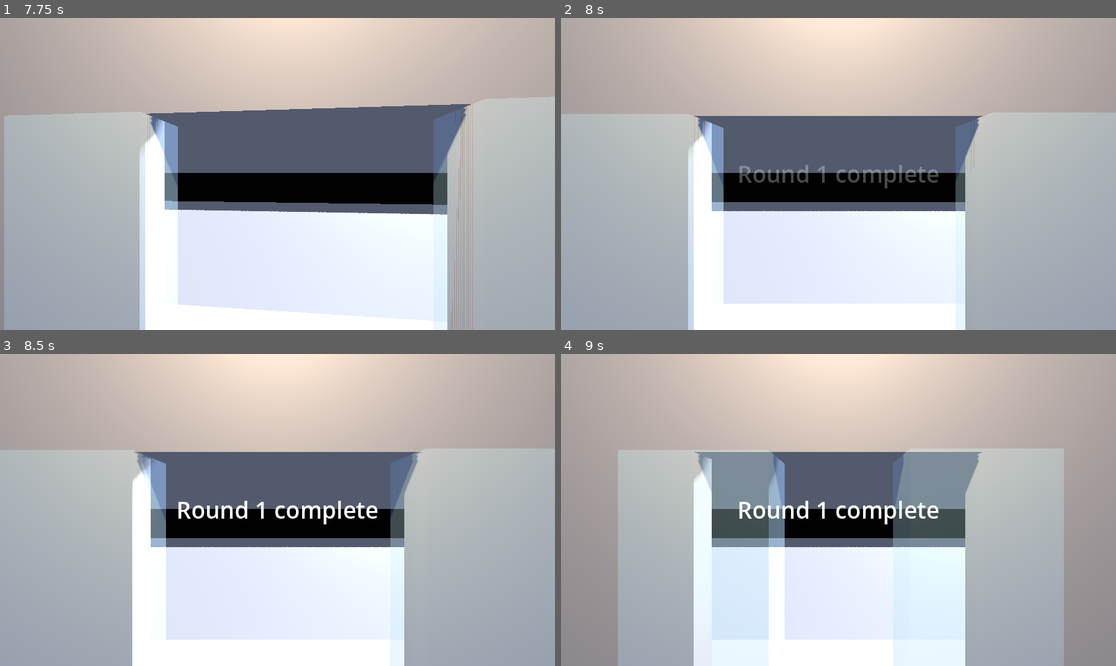
Above: before the commit, frames 1-4 (two rows, left to right).
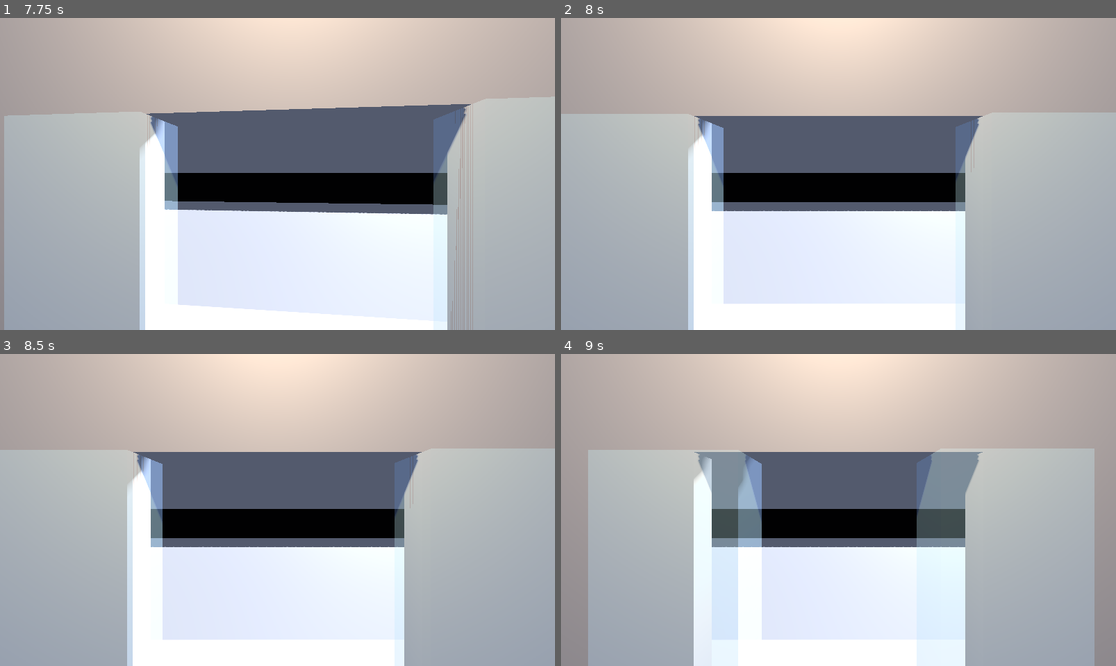
Above: after the commit, the same moments.

Repository: Vaibhav-hub123/DoorGambler
Game: Godot game, scene res://scenes/main.tscn
The game is run twice, just before and just after one commit, with the same random seed, the same clock (stepped at 60 frames per second) and the same inputs.
Inputs (mouse positions are in pixels of both pictures, inside the frame that each line leads up to):
- Up to frame 1 (7.75 s): tap Enter every 0.75 s from 0.5 to 3.5 s; move the mouse to (249, 236) at 0.52 s; click (249, 236) at 0.67 s; move the mouse to (444, 220) at 1.27 s; click (444, 220) at 1.42 s; move the mouse to (111, 127) at 2.02 s; click (111, 127) at 2.17 s; move the mouse to (305, 174) at 2.77 s; click (305, 174) at 2.92 s; move the mouse to (194, 96) at 3.52 s; click (194, 96) at 3.67 s; tap Space at 4.25 s; move the mouse to (399, 158) at 4.27 s; click (399, 158) at 4.42 s; move the mouse to (166, 189) at 5.02 s; click (166, 189) at 5.17 s; move the mouse to (333, 105) at 5.77 s; click (333, 105) at 5.92 s; move the mouse to (249, 236) at 6.52 s; click (249, 236) at 6.67 s; move the mouse to (444, 220) at 7.27 s; click (444, 220) at 7.42 s
- Up to frame 2 (8 s): no input
- Up to frame 3 (8.5 s): move the mouse to (111, 463) at 8.02 s; click (111, 463) at 8.17 s
- Up to frame 4 (9 s): move the mouse to (866, 510) at 8.77 s; click (866, 510) at 8.92 s

Frame 1 is identical in both runs. In frame 2, 0.7% of the frame differs, in the area x 32-69%, y 46-55%; in frame 3, 2.3%; in frame 4, 14%, in the area x 4-97%, y 30-100%.

Commit message:
...

Diff:
--- a/main.gd
+++ b/main.gd
@@ -2,7 +2,7 @@
 
 enum Door { CLOSED, OPENING, OPEN, CLOSING }
 enum Location { PLATFORM, INSIDE }
-enum Phase { PLAYING, LEAVING, DEPARTING, RIDING, ARRIVING }
+enum Phase { PLAYING, LEAVING, DEPARTING, RIDING, ARRIVING, GLITCHING, THINKING, FAULT }
 
 @export_group("Door animation")
 @export var door_move_time := 1.0
@@ -24,16 +24,44 @@
 
 @export_group("Ride")
 @export var depart_time := 3.0            # used for BOTH accelerating away and braking in
-@export var ride_time := 6.0              # cruising through the tunnel
+@export var ride_time := 2.0              # tunnel lights streak past before the screen fades out
 @export var station_travel := 60.0        # how far the station slides, in units
-@export var arrival_open_delay := 0.8     # pause before the doors open at the next stop
 @export var sway_amount := 0.015          # camera shake while the train moves
 @export var tunnel_light_count := 20
 @export var tunnel_light_spacing := 3.5
 
 @export_group("Rounds")
-@export var leave_close_delay := 0.8      # after a round ends, how soon the doors close
+@export var leave_close_delay := 0.8      # after the player boards, how soon the doors close
 @export var banner_hold := 2.0            # how long "Round N" stays fully visible
+@export var fade_time := 1.0              # fade to black and back
+@export var black_hold := 3.5             # how long the screen stays black between rounds
+
+@export_group("Glitch (round 2)")
+@export var glitch_count := 2
+@export var glitch_gap := 2.5             # calm before each glitch
+@export var glitch_shake := 0.05          # peak camera shake of the jolt
+@export var glitch_shake_decay := 1.0     # how long the rumble takes to die out
+@export var glitch_open_time := 0.25      # doors fly open
+@export var glitch_open_hold := 0.35      # ...hang open...
+@export var glitch_close_time := 0.2      # ...and snap shut
+
+@export_group("Thought (manga moment)")
+@export var thought_lines: Array[String] = [
+	"The doors are going haywire...",
+	"Heh. Anyone else would panic. I could slip out and back in before they shut.",
+]
+@export var type_time_per_char := 0.035   # typewriter speed
+@export var thought_hold := 1.2           # pause after each line finishes typing
+
+@export_group("Fault (round 2)")
+@export var fault_cycles_min := 5         # open+close cycles, picked once per run
+@export var fault_cycles_max := 10
+@export var fault_start_delay := 1.0
+@export var fault_move_time := 0.35       # fast doors
+@export var fault_open_min := 0.7
+@export var fault_open_max := 1.5
+@export var fault_closed_min := 0.4
+@export var fault_closed_max := 1.2
 
 @onready var camera: Camera3D = $Camera3D
 @onready var train: Node3D = $Train
@@ -44,6 +72,7 @@
 @onready var inside_spot: Marker3D = $InsideSpot
 @onready var status_label: Label = $CanvasLayer/StatusLabel
 @onready var round_label: Label = $CanvasLayer/RoundLabel
+@onready var fade: ColorRect = $CanvasLayer/Fade
 
 var left_closed_x: float
 var right_closed_x: float
@@ -55,10 +84,20 @@
 var is_moving: bool = false
 var failed: bool = false
 var crossings: int = 0
+var shake_strength: float = 0.0
+var fault_cycles_left: int = 0
+var fault_over: bool = false              # the last cycle is done; waiting for the player to land
 var walk_tween: Tween
 var banner_tween: Tween
 var tunnel: Node3D
 var tunnel_lights: Array[MeshInstance3D] = []
+
+# Built in code (see build_thought_ui)
+var thought_layer: CanvasLayer
+var vignette: TextureRect
+var exclaim: Label
+var dialogue_box: PanelContainer
+var dialogue_label: Label
 
 
 func _ready() -> void:
@@ -67,7 +106,9 @@
 	right_closed_x = door_right.position.x
 	door_timer = initial_wait
 	round_label.modulate.a = 0.0
+	fade.modulate.a = 0.0
 	build_tunnel()
+	build_thought_ui()
 	show_banner("Round %d" % round_number)
 	update_label("Wait for the doors to open, then click the doorway.")
 
@@ -81,6 +122,10 @@
 		Phase.PLAYING, Phase.LEAVING:
 			run_door_cycle(delta)
 			check_doorway_crush()
+		Phase.FAULT:
+			if not fault_over:
+				run_door_cycle(delta)
+			check_doorway_crush()
 		Phase.RIDING:
 			scroll_tunnel(delta)
 
@@ -97,32 +142,53 @@
 	match door_state:
 		Door.CLOSED:
 			door_state = Door.OPENING
-			door_timer = door_move_time
-			slide_doors(true)
+			door_timer = move_time()
+			slide_doors(true, move_time())
 		Door.OPENING:
 			door_state = Door.OPEN
-			if phase == Phase.LEAVING:
-				door_timer = leave_close_delay   # the round is over: close up quickly
-			else:
-				door_timer = randf_range(open_time_min, open_time_max)
+			door_timer = open_hold()
 		Door.OPEN:
 			door_state = Door.CLOSING
-			door_timer = door_move_time
-			slide_doors(false)
+			door_timer = move_time()
+			slide_doors(false, move_time())
 		Door.CLOSING:
 			door_state = Door.CLOSED
-			door_timer = closed_time
-			# Doors just shut after the round ended: the train leaves.
+			door_timer = closed_hold()
 			if phase == Phase.LEAVING:
+				# Doors just shut after the player boarded: the train leaves.
 				begin_departure()
-
-
-func slide_doors(open: bool) -> void:
+			elif phase == Phase.FAULT:
+				_on_fault_cycle_done()
+
+
+# The same door machine runs every phase. Only the timings change.
+
+func move_time() -> float:
+	return fault_move_time if phase == Phase.FAULT else door_move_time
+
+
+func open_hold() -> float:
+	if phase == Phase.LEAVING:
+		return leave_close_delay   # the player is aboard: close up quickly
+	if phase == Phase.FAULT:
+		return randf_range(fault_open_min, fault_open_max)
+	return randf_range(open_time_min, open_time_max)
+
+
+func closed_hold() -> float:
+	if phase == Phase.FAULT:
+		return randf_range(fault_closed_min, fault_closed_max)
+	return closed_time
+
+
+func slide_doors(open: bool, duration: float = -1.0) -> void:
+	if duration < 0.0:
+		duration = door_move_time
 	var left_target := left_open_x if open else left_closed_x
 	var right_target := right_open_x if open else right_closed_x
 	var tween := create_tween().set_parallel(true)
-	tween.tween_property(door_left, "position:x", left_target, door_move_time)
-	tween.tween_property(door_right, "position:x", right_target, door_move_time)
+	tween.tween_property(door_left, "position:x", left_target, duration)
+	tween.tween_property(door_right, "position:x", right_target, duration)
 
 
 func doors_passable() -> bool:
@@ -137,10 +203,10 @@
 
 # --------------------------------------------------------------- rounds
 
-func complete_round() -> void:
+func end_round() -> void:
+	# Nothing is announced yet. The "complete" banner waits for the black screen.
 	phase = Phase.LEAVING
 	update_label("")
-	show_banner("Round %d complete" % round_number)
 	# The doors may be in any phase right now. Each case needs a different nudge.
 	match door_state:
 		Door.OPEN:
@@ -150,57 +216,72 @@
 		# OPENING and CLOSING are handled inside advance_doors().
 
 
-func start_next_round() -> void:
-	round_number += 1
-	phase = Phase.PLAYING
+func start_round() -> void:
 	crossings = 0
-	door_state = Door.CLOSED
-	door_timer = arrival_open_delay
-	show_banner("Round %d" % round_number)
-	update_label("Next stop. The doors open.")
-
-
-func show_banner(text: String) -> void:
+	if round_number == 2:
+		begin_glitches()
+	else:
+		phase = Phase.PLAYING   # placeholder until round 3 has its own content
+
+
+func show_banner(text: String, hold: float = -1.0) -> void:
+	if hold < 0.0:
+		hold = banner_hold
 	# Kill the previous banner first, or two fades would fight over the alpha.
 	if banner_tween and banner_tween.is_valid():
 		banner_tween.kill()
 	round_label.text = text
 	banner_tween = create_tween()
 	banner_tween.tween_property(round_label, "modulate:a", 1.0, 0.4)
-	banner_tween.tween_interval(banner_hold)
+	banner_tween.tween_interval(hold)
 	banner_tween.tween_property(round_label, "modulate:a", 0.0, 0.6)
 
 
 # ----------------------------------------------------------------- ride
-# The ride is the transition between rounds.
+# The ride is the transition between rounds. The screen goes black in the
+# middle of it, and the round-complete banner is shown on the black.
 
 func begin_departure() -> void:
 	phase = Phase.DEPARTING
-	update_label("The train pulls out.")
-
-	# One tween, run step by step: slide out, ride, slide in, next round.
+	update_label("")
+
+	# One tween, run step by step.
 	var t := create_tween()
+	# 1. The station slides away.
 	t.tween_property(station, "position:x", -station_travel, depart_time) \
 			.set_trans(Tween.TRANS_QUAD).set_ease(Tween.EASE_IN)
+	# 2. Tunnel lights streak past, then the screen fades to black.
 	t.tween_callback(_start_riding)
 	t.tween_interval(ride_time)
-	t.tween_callback(_start_arriving)
-	t.tween_property(station, "position:x", 0.0, depart_time) \
+	t.tween_property(fade, "modulate:a", 1.0, fade_time)
+	# 3. Black: show the result.
+	t.tween_callback(_on_black)
+	t.tween_interval(black_hold)
+	# 4. The next station slides in while the screen fades back up.
+	t.tween_callback(_begin_arrival)
+	t.tween_property(fade, "modulate:a", 0.0, fade_time)
+	t.parallel().tween_property(station, "position:x", 0.0, depart_time) \
 			.set_trans(Tween.TRANS_QUAD).set_ease(Tween.EASE_OUT)
-	t.tween_callback(start_next_round)
+	# 5. Arrived: the new round begins.
+	t.tween_callback(start_round)
 
 
 func _start_riding() -> void:
 	phase = Phase.RIDING
 	tunnel.visible = true
-	update_label("")
-
-
-func _start_arriving() -> void:
+
+
+func _on_black() -> void:
+	tunnel.visible = false
+	# The banner's own fades take 1.0 s, so shorten the hold to end with the black.
+	show_banner("Round %d complete" % round_number, maxf(black_hold - 1.0, 0.5))
+
+
+func _begin_arrival() -> void:
 	phase = Phase.ARRIVING
-	tunnel.visible = false
+	round_number += 1
 	station.position.x = station_travel   # the next station waits ahead, out of view
-	update_label("Approaching the next stop.")
+	show_banner("Round %d" % round_number, 1.0)
 
 
 func cruise_speed() -> float:
@@ -238,16 +319,179 @@
 
 func update_sway() -> void:
 	var in_transit := phase == Phase.DEPARTING or phase == Phase.RIDING or phase == Phase.ARRIVING
+	var sway := 0.0
 	if in_transit:
-		camera.v_offset = sin(Time.get_ticks_msec() * 0.009) * sway_amount
+		sway = sin(Time.get_ticks_msec() * 0.009) * sway_amount
+	# shake_strength is tweened during a glitch; it is 0 the rest of the time.
+	camera.v_offset = sway + randf_range(-1.0, 1.0) * shake_strength
+	camera.h_offset = randf_range(-1.0, 1.0) * shake_strength
+
+
+# --------------------------------------------------------------- glitch
+# Round 2, part 1: the doors never open normally. Turbulence hits, the doors
+# fly open by themselves, then snap shut. The player only watches.
+
+func begin_glitches() -> void:
+	phase = Phase.GLITCHING
+	update_label("")
+
+	var t := create_tween()
+	for _i in glitch_count:
+		t.tween_interval(glitch_gap)
+		t.tween_property(self, "shake_strength", glitch_shake, 0.1)
+		t.tween_callback(slide_doors.bind(true, glitch_open_time))
+		t.tween_interval(glitch_open_time + glitch_open_hold)
+		t.tween_callback(slide_doors.bind(false, glitch_close_time))
+		t.tween_property(self, "shake_strength", 0.0, glitch_shake_decay)
+	t.tween_callback(begin_thought)
+
+
+# -------------------------------------------------------------- thought
+# Round 2, part 2: the manga "realization" beat. Vignette closes in, a "!"
+# pops, a dialogue box types out the character's thoughts.
+
+func build_thought_ui() -> void:
+	thought_layer = CanvasLayer.new()
+	thought_layer.layer = 2   # above the normal UI layer
+	add_child(thought_layer)
+
+	# Vignette: a radial gradient, clear in the middle and dark at the edges.
+	var gradient := Gradient.new()
+	gradient.set_color(0, Color(0, 0, 0, 0))
+	gradient.set_color(1, Color(0, 0, 0, 0.9))
+	gradient.add_point(0.45, Color(0, 0, 0, 0))
+	var texture := GradientTexture2D.new()
+	texture.gradient = gradient
+	texture.fill = GradientTexture2D.FILL_RADIAL
+	texture.fill_from = Vector2(0.5, 0.5)
+	texture.fill_to = Vector2(1.0, 0.5)
+	texture.width = 256
+	texture.height = 256
+
+	vignette = TextureRect.new()
+	vignette.texture = texture
+	vignette.expand_mode = TextureRect.EXPAND_IGNORE_SIZE
+	vignette.stretch_mode = TextureRect.STRETCH_SCALE
+	vignette.mouse_filter = Control.MOUSE_FILTER_IGNORE
+	vignette.modulate.a = 0.0
+	thought_layer.add_child(vignette)
+	vignette.set_anchors_and_offsets_preset(Control.PRESET_FULL_RECT)
+
+	# The big "!"
+	exclaim = Label.new()
+	exclaim.text = "!"
+	exclaim.horizontal_alignment = HORIZONTAL_ALIGNMENT_CENTER
+	exclaim.vertical_alignment = VERTICAL_ALIGNMENT_CENTER
+	exclaim.add_theme_font_size_override("font_size", 180)
+	exclaim.add_theme_color_override("font_color", Color(1.0, 0.96, 0.85))
+	exclaim.add_theme_color_override("font_outline_color", Color(0.75, 0.1, 0.1))
+	exclaim.add_theme_constant_override("outline_size", 28)
+	exclaim.mouse_filter = Control.MOUSE_FILTER_IGNORE
+	exclaim.modulate.a = 0.0
+	thought_layer.add_child(exclaim)
+	exclaim.set_anchors_and_offsets_preset(Control.PRESET_FULL_RECT)
+	exclaim.offset_top = -150.0       # shift it above the middle of the screen
+	exclaim.offset_bottom = -150.0
+
+	# The dialogue box along the bottom
+	dialogue_box = PanelContainer.new()
+	var style := StyleBoxFlat.new()
+	style.bg_color = Color(0.04, 0.04, 0.07, 0.92)
+	style.border_color = Color.WHITE
+	style.set_border_width_all(3)
+	style.set_corner_radius_all(6)
+	style.set_content_margin_all(20)
+	dialogue_box.add_theme_stylebox_override("panel", style)
+	dialogue_box.mouse_filter = Control.MOUSE_FILTER_IGNORE
+	dialogue_box.modulate.a = 0.0
+	thought_layer.add_child(dialogue_box)
+	dialogue_box.set_anchors_and_offsets_preset(Control.PRESET_BOTTOM_WIDE)
+	dialogue_box.offset_left = 80.0
+	dialogue_box.offset_right = -80.0
+	dialogue_box.offset_top = -190.0
+	dialogue_box.offset_bottom = -40.0
+
+	dialogue_label = Label.new()
+	dialogue_label.autowrap_mode = TextServer.AUTOWRAP_WORD_SMART
+	dialogue_label.add_theme_font_size_override("font_size", 28)
+	dialogue_label.mouse_filter = Control.MOUSE_FILTER_IGNORE
+	dialogue_box.add_child(dialogue_label)
+
+
+func begin_thought() -> void:
+	phase = Phase.THINKING
+	update_label("")
+
+	var t := create_tween()
+	# The vignette closes in.
+	t.tween_property(vignette, "modulate:a", 1.0, 0.5)
+	# The "!" pops with a jolt.
+	t.tween_callback(_pop_exclaim)
+	t.tween_interval(0.9)
+	# The dialogue box appears and each line types out.
+	t.tween_property(dialogue_box, "modulate:a", 1.0, 0.25)
+	for line in thought_lines:
+		t.tween_callback(_set_line.bind(line))
+		t.tween_property(dialogue_label, "visible_ratio", 1.0, line.length() * type_time_per_char)
+		t.tween_interval(thought_hold)
+	# Everything clears and the fault begins.
+	t.tween_property(dialogue_box, "modulate:a", 0.0, 0.3)
+	t.parallel().tween_property(exclaim, "modulate:a", 0.0, 0.3)
+	t.parallel().tween_property(vignette, "modulate:a", 0.0, 0.6)
+	t.tween_callback(begin_fault)
+
+
+func _pop_exclaim() -> void:
+	exclaim.pivot_offset = exclaim.size * 0.5   # scale from the middle, not the corner
+	exclaim.modulate.a = 1.0
+	exclaim.scale = Vector2.ZERO
+	var pop := create_tween()
+	pop.tween_property(exclaim, "scale", Vector2.ONE, 0.35) \
+			.set_trans(Tween.TRANS_BACK).set_ease(Tween.EASE_OUT)
+	var jolt := create_tween()
+	jolt.tween_property(self, "shake_strength", glitch_shake * 0.6, 0.05)
+	jolt.tween_property(self, "shake_strength", 0.0, 0.4)
+
+
+func _set_line(line: String) -> void:
+	dialogue_label.text = line
+	dialogue_label.visible_ratio = 0.0
+
+
+# ---------------------------------------------------------------- fault
+# Round 2, part 3: the doors open and close at random, 5 to 10 times. The
+# player can cross out and back in. After the last close the train leaves,
+# so the player must be aboard.
+
+func begin_fault() -> void:
+	phase = Phase.FAULT
+	fault_over = false
+	fault_cycles_left = randi_range(fault_cycles_min, fault_cycles_max)
+	door_state = Door.CLOSED
+	door_timer = fault_start_delay
+	update_label("Crossings: %d" % crossings)
+
+
+func _on_fault_cycle_done() -> void:
+	fault_cycles_left -= 1
+	if fault_cycles_left <= 0:
+		fault_over = true
+		resolve_fault()
+
+
+func resolve_fault() -> void:
+	if is_moving:
+		return   # wait: _on_walk_finished calls this again once the player lands
+	if location == Location.INSIDE:
+		end_round()   # doors are shut and the player is aboard: next round
 	else:
-		camera.v_offset = 0.0
+		fail("You missed the train!")
 
 
 # --------------------------------------------------------------- player
 
 func can_player_act() -> bool:
-	return phase == Phase.PLAYING
+	return phase == Phase.PLAYING or phase == Phase.FAULT
 
 
 func _unhandled_input(event: InputEvent) -> void:
@@ -302,12 +546,14 @@
 	if round_number == 1:
 		# Round 1 is the intro: getting inside is the whole goal.
 		if destination == Location.INSIDE:
-			complete_round()
+			end_round()
 		else:
 			update_label("Back on the platform.")
 	else:
 		crossings += 1
 		update_label("Crossings: %d" % crossings)
+		if phase == Phase.FAULT and fault_over:
+			resolve_fault()
 
 
 func fail(reason: String) -> void:
--- a/scenes/main.tscn
+++ b/scenes/main.tscn
@@ -98,6 +98,15 @@
 
 [node name="CanvasLayer" type="CanvasLayer" parent="." unique_id=1234567890]
 
+[node name="Fade" type="ColorRect" parent="CanvasLayer" unique_id=1756276974]
+anchors_preset = 15
+anchor_right = 1.0
+anchor_bottom = 1.0
+grow_horizontal = 2
+grow_vertical = 2
+mouse_filter = 2
+color = Color(0, 0, 0, 1)
+
 [node name="StatusLabel" type="Label" parent="CanvasLayer" unique_id=1234567891]
 anchors_preset = 5
 anchor_left = 0.5
